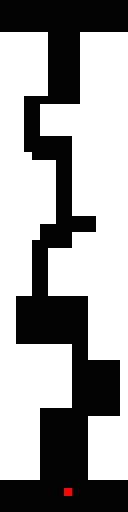
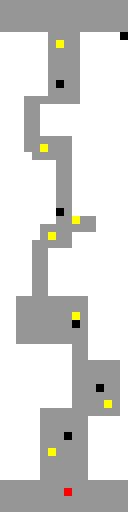
Layered file, before and after one edit (128 × 512). Changes by layer:
painted on "Level" over left=0, top=0, right=128, bottom=512
